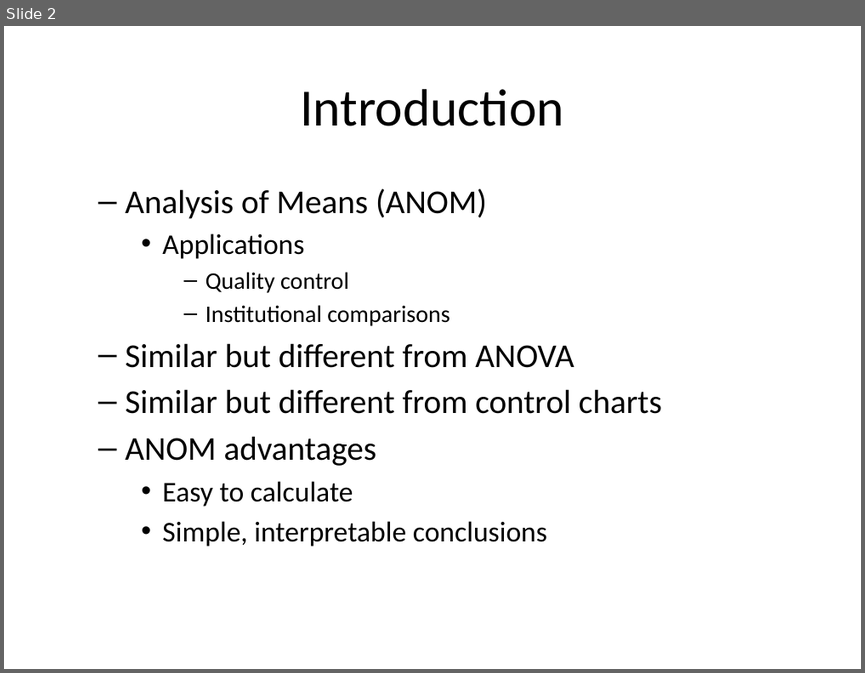
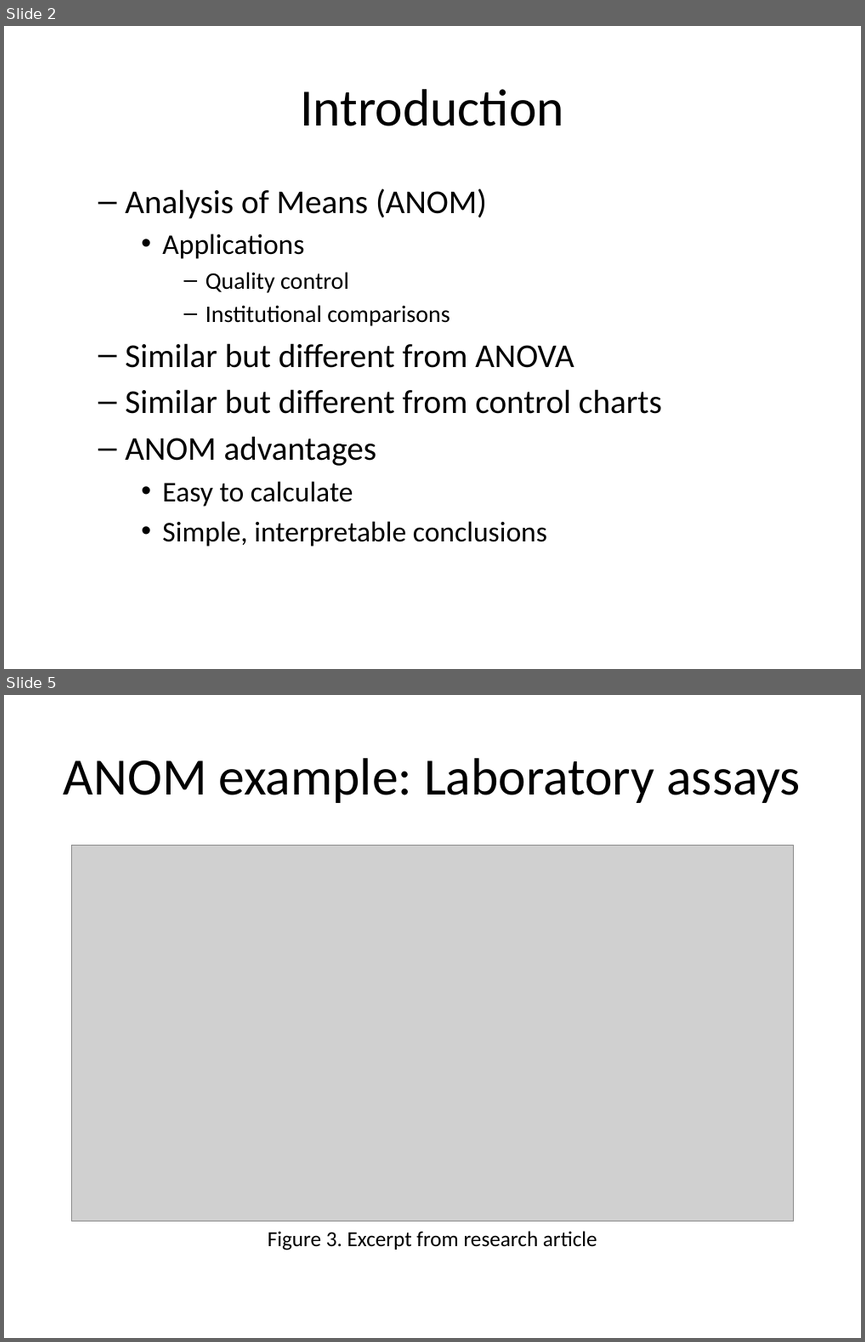
Before and after one commit to pmean/papers-and-presentations, a slide deck: anom/anom-talk.pptx. Shown one above the other, each under a label of ours: slide 2 before the commit, slides 2 and 5 after it; the slides between them are not shown. The pictures are 865x673 and 865x1342 pixels, drawn with LibreOffice and Linux fonts; fonts in the diff are those of the drawing; grey boxes stand for pictures. Boxes give left, top, right and bottom in pixels: in the first picture for what was removed or moved away, otherwise in the second. Text is boxed around its words. In the diff, an @@ line names an element or a change of style, - is before the commit and + after.

Commit message:
Added piston ring images to anom-talk

```diff
--- a/anom/anom-talk.pptx
+++ b/anom/anom-talk.pptx
@@ slide 5 added at <box>4,695,861,1338</box>, background #FFFFFF @@
@@ title added at <box>64,758,800,803</box>, 44 pt, text #000000 @@
+ANOM example: Laboratory assays
@@ picture added at <box>72,845,793,1221</box> @@
@@ text added at <box>268,1231,597,1250</box>, 18 pt, text #000000 @@
+Figure 3. Excerpt from research article
```
Also in this commit, not shown: 2 slides changed, 6 other slides added, 3 slides removed, 9 other files.
